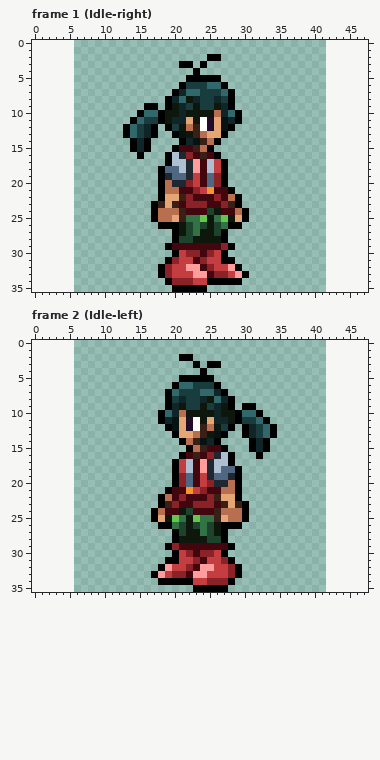
One commit to this pixel-art file: party/arden/spritesheet.aseprite. The picture above is the old version.
36x36 pixels, 42 frames. Shown: frame 1 (Idle-right), frame 2 (Idle-left). The old version is drawn lined up with the new one, on the new canvas. The commit also changed other frames, which this record leaves out.
The same view after the edit:
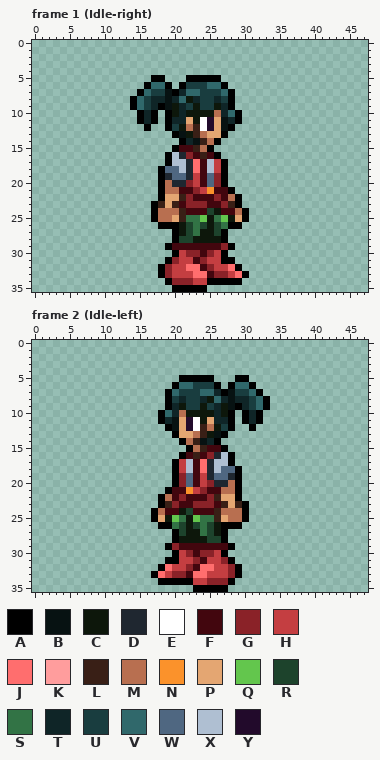
Palette (. is transparent): A #000000  B #071212  C #0d170b  D #1f2730  E #ffffff  F #42060e  G #8a2228  H #c43e41  J #ff6e6e  K #ff9d9d  L #391f16  M #b86f50  N #fb922b  P #e4a672  Q #63c64d  R #1d432c  S #327345  T #0f2527  U #193d3f  V #30686b  W #4f6781  X #afbfd2  Y #220a2b
Edits made:
canvas 36x36 -> 48x36, the old top-left corner now at 6,0
--- frame 1 (Idle-right)
@@ x 11..28 @@
  1 ..................
- 2 ..............AA..
- 3 ..........AA.A....
- 4 ............A.....
- 5 ...........AAAAA..
- 6 ..........AUUUVVA.
- 7 .........ATVVUUUVA
- 8 ........ATVCTUUTUA
- 9 .....AA.ACTUCUUCTA
-10 ....AVVACCTCCCCMTV
-11 ...AVUUACTTPCEYPBT
-12 ..AVUTA.AUCMLEYPBA
-13 ..AVUTA..ABCLMPPA.
-14 ...ATA....ATBLMA..
-15 ...ATA...AFFLMA...
-16 ....A...AXDGFLFA..
-17 ........AXXDKFXHA.
-18 .......AWWXDKFXHA.
+ 2 ..................
+ 3 ..................
+ 4 ..................
+ 5 ......AA...AAAAA..
+ 6 .....AVVA.AUUUVVA.
+ 7 ....AVUUBATVVUUUVA
+ 8 ...AVUTTBTVCTUUTUA
+ 9 ...AVUTABCTUCUUCTA
+10 ....ATA.ACTCCCCMTV
+11 ....ATA.ATTPCEYPBT
+12 .....A..AUCMLEYPBA
+13 .........ABCLMPPA.
+14 ..........ATBLMA..
+15 .........AFFLMA...
+16 ........AXDGFLFA..
+17 ........AXXDJFXHA.
+18 .......AWWXDJFXHA.
 19 .......ADWWDHFWGA.
@@ x 20..31 @@
 31 GHHFGHHAA...
-32 HHKKFGHHKA..
-33 HHHKKFGGHKA.
+32 HHJJFGHHJA..
+33 HHHJJFGGHJA.
 34 GGGHHAAAAA..
--- frame 2 (Idle-left)
@@ x 19..36 @@
  1 ..................
- 2 ..AA..............
- 3 ....A.AA..........
- 4 .....A............
- 5 ..AAAAA...........
- 6 .AVVUUUA..........
- 7 AVUUUVVTA.........
- 8 AUTUUTCVTA........
- 9 ATCUUCUTCA.AA.....
-10 VTMCCCCTCCAVVA....
-11 TBPYECPTTCAUUVA...
-12 ABPYELMCUA.ATUVA..
-13 .APPMLCBA..ATUVA..
-14 ..AMLBTA....ATA...
-15 ...AMLFFA...ATA...
-16 ..AFLFGDXA...A....
-17 .AHXFKDXXA........
-18 .AHXFKDXWWA.......
+ 2 ..................
+ 3 ..................
+ 4 ..................
+ 5 ..AAAAA...AA......
+ 6 .AVVUUUA.AVVA.....
+ 7 AVUUUVVTABUUVA....
+ 8 AUTUUTCVTBTTUVA...
+ 9 ATCUUCUTCBATUVA...
+10 VTMCCCCTCA.ATA....
+11 TBPYECPTTA.ATA....
+12 ABPYELMCUA..A.....
+13 .APPMLCBA.........
+14 ..AMLBTA..........
+15 ...AMLFFA.........
+16 ..AFLFGDXA........
+17 .AHXFJDXXA........
+18 .AHXFJDXWWA.......
 19 .AGWFHDWWDA.......
@@ x 16..27 @@
 31 ...AAHHGFHHG
-32 ..AKHHGFKKHH
-33 .AKHGGFKKHHH
+32 ..AJHHGFJJHH
+33 .AJHGGFJJHHH
 34 ..AAAAAHHGGG
Changed places in both pictures, as pixel boxes (x1, y1, x2, y2):
changed: (123, 54, 221, 159)
changed: (193, 159, 200, 173)
changed: (186, 264, 242, 278)
changed: (179, 354, 277, 459)
changed: (200, 459, 207, 473)
changed: (158, 564, 214, 578)
